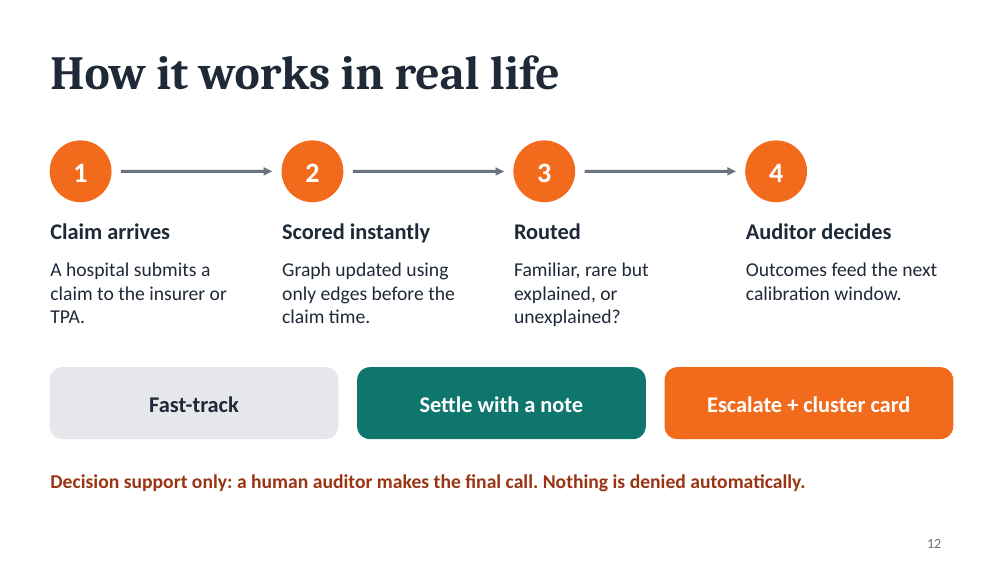
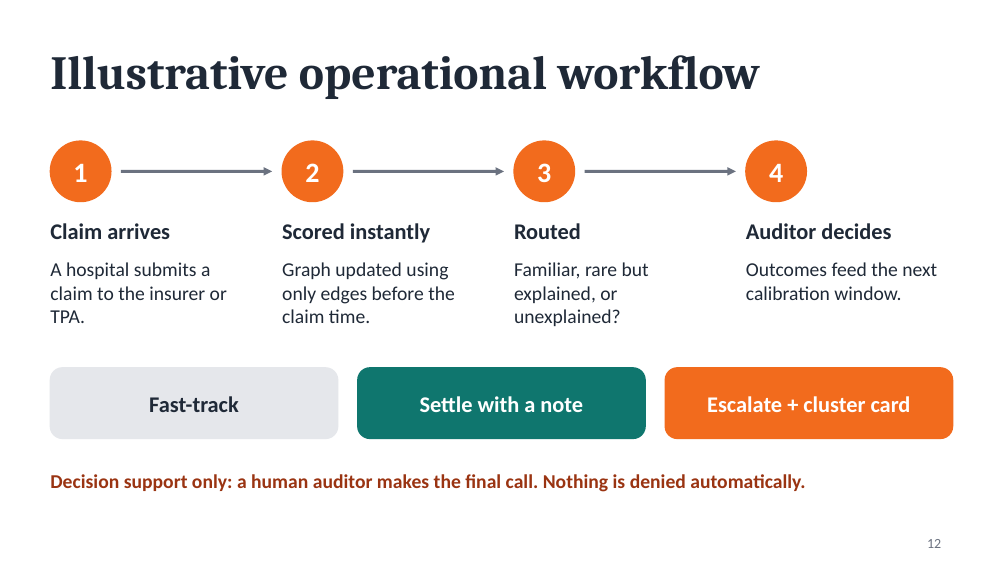
Before and after one commit to ishantpant2121/MUJ-DS-2430010379, a slide deck: slide 12 of presentations/OWERF_Project_Presentation.pptx. Drawn at 1008x567 pixels with LibreOffice and Linux fonts; fonts in the diff are those of the drawing. Boxes give left, top, right and bottom in pixels: in the first picture for what was removed or moved away, otherwise in the second. Text is boxed around its words. In the diff, an @@ line names an element or a change of style, - is before the commit and + after.

Commit message:
docs: add presentation author credit and clarify proposed workflow
Credit Ishant Pant as the sole student author and Dr. Sandeep Gupta as research supervisor on the presentation cover. Label the operational flow as illustrative.

```diff
--- a/presentations/OWERF_Project_Presentation.pptx
+++ b/presentations/OWERF_Project_Presentation.pptx
@@ title at <box>50,55,760,99</box>: text changed @@
-How it works in real life
+Illustrative operational workflow
```
Also in this commit, not shown: 2 other slides changed.
